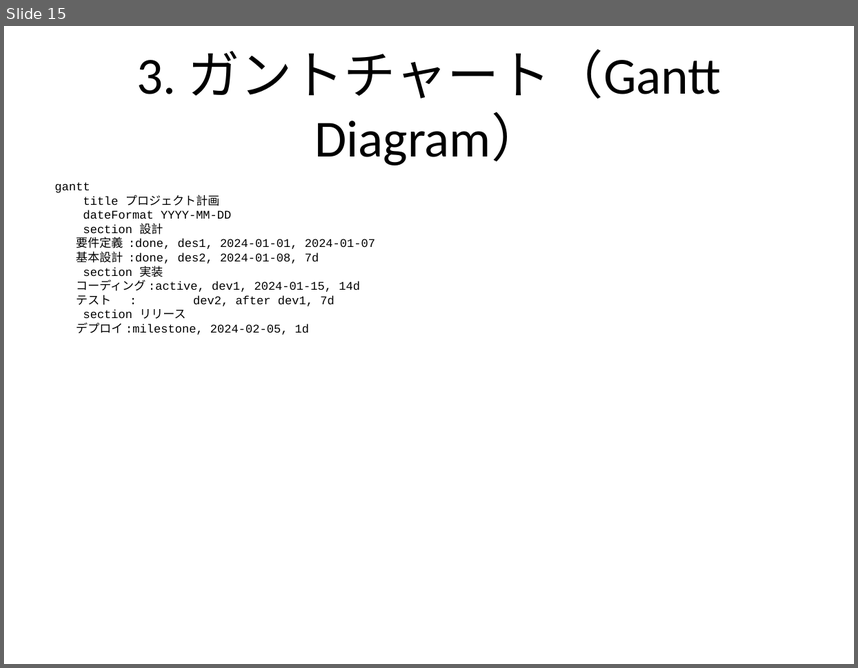
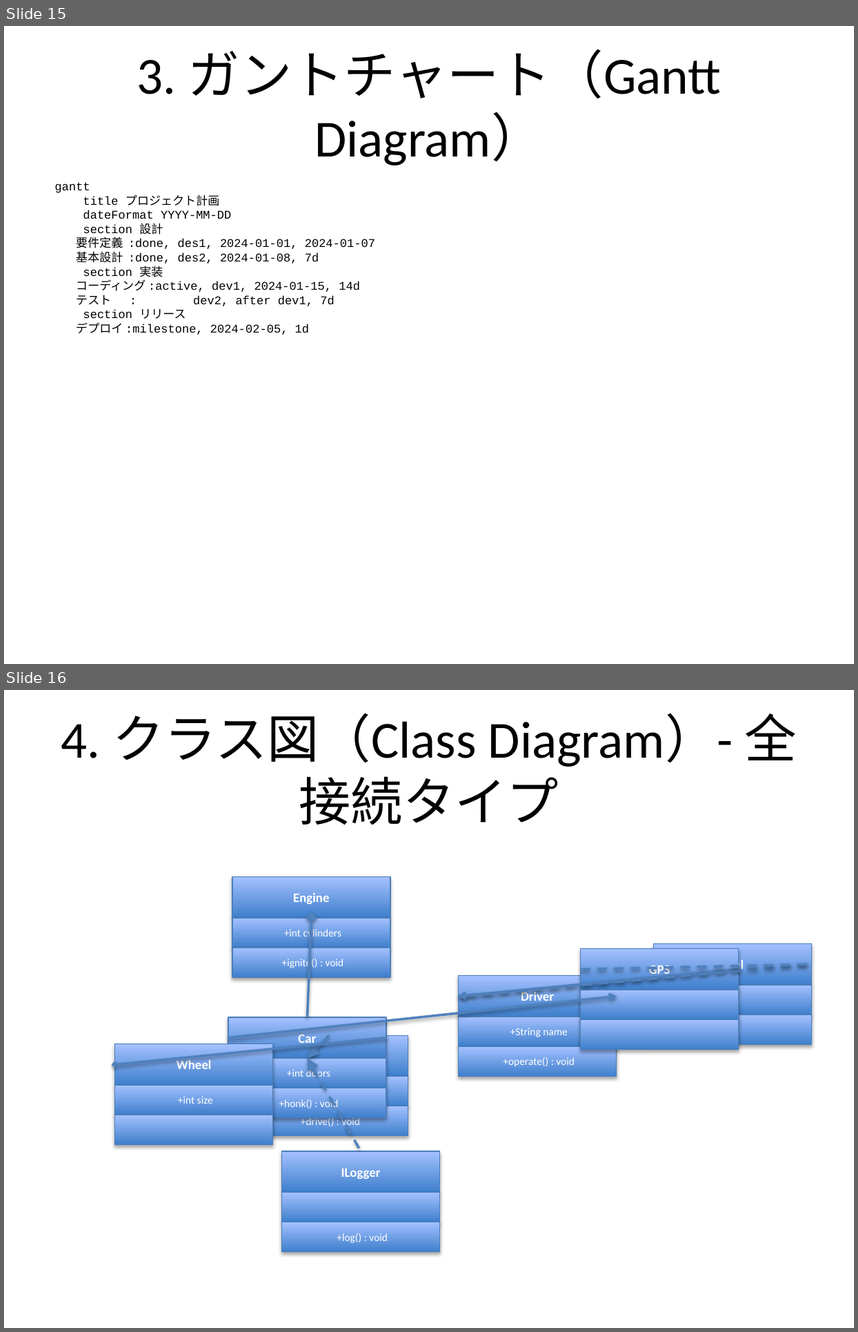
Before and after one commit to notfolder/qmd_to_pptx, a slide deck: demo_full.pptx. Shown one above the other, each under a label of ours: slide 15 before the commit, slides 15 and 16 after it. The pictures are 858x668 and 858x1332 pixels, drawn with LibreOffice and Linux fonts; fonts in the diff are those of the drawing. Boxes give left, top, right and bottom in pixels: in the first picture for what was removed or moved away, otherwise in the second. Text is boxed around its words. In the diff, an @@ line names an element or a change of style, - is before the commit and + after.

Commit message:
クラス図に全接続タイプを追加し、Vehicle、Car、Engine、Wheel、Driver、ILoggerのクラスを定義。継承、コンポジション、集約、関連、依存、実現を示す関係を明確化。

```diff
--- a/demo_full.pptx
+++ b/demo_full.pptx
@@ slide 16 added at (4, 690, 854, 1328), background #FFFFFF @@
@@ title added at (61, 713, 797, 825), 44 pt, text #000000 @@
+4. クラス図（Class Diagram）- 全接続タイプ
@@ rectangle added at (232, 877, 391, 918), fill gradient #3F80CE to #A4C4FF, outline #4B7EBC 0.75 pt, 11 pt, text #FFFFFF, bold @@
+Engine
@@ rectangle added at (232, 918, 391, 947), fill gradient #3F80CE to #A4C4FF, outline #4B7EBC 0.75 pt, 9 pt, text #FFFFFF @@
++int cylinders
@@ arrow added from (308, 1017) to (312, 918), #4F81BD 2 pt @@
@@ rectangle added at (232, 947, 391, 977), fill gradient #3F80CE to #A4C4FF, outline #4B7EBC 0.75 pt, 9 pt, text #FFFFFF @@
++ignite() : void
@@ rectangle added at (580, 949, 738, 989), fill gradient #3F80CE to #A4C4FF, outline #4B7EBC 0.75 pt, 11 pt, text #FFFFFF, bold @@
+GPS
@@ rectangle added at (653, 943, 811, 984), fill gradient #3F80CE to #A4C4FF, outline #4B7EBC 0.75 pt, 11 pt, text #FFFFFF, bold @@
+Fuel
@@ rectangle added at (459, 976, 617, 1016), fill gradient #3F80CE to #A4C4FF, outline #4B7EBC 0.75 pt, 11 pt, text #FFFFFF, bold @@
+Driver
@@ line added from (459, 996) to (738, 969), #4F81BD 2 pt @@
@@ arrow added from (811, 964) to (459, 996), #4F81BD 2 pt dashed @@
@@ line added from (580, 969) to (811, 964), #4F81BD 2 pt dashed @@
@@ arrow added from (228, 1038) to (617, 996), #4F81BD 2 pt @@
@@ rectangle added at (580, 989, 738, 1019), fill gradient #3F80CE to #A4C4FF, outline #4B7EBC 0.75 pt @@
@@ rectangle added at (653, 985, 811, 1015), fill gradient #3F80CE to #A4C4FF, outline #4B7EBC 0.75 pt @@
@@ rectangle added at (228, 1017, 386, 1058), fill gradient #3F80CE to #A4C4FF, outline #4B7EBC 0.75 pt, 11 pt, text #FFFFFF, bold @@
+Car
@@ rectangle added at (459, 1016, 617, 1046), fill gradient #3F80CE to #A4C4FF, outline #4B7EBC 0.75 pt, 9 pt, text #FFFFFF @@
++String name
@@ rectangle added at (580, 1019, 738, 1049), fill gradient #3F80CE to #A4C4FF, outline #4B7EBC 0.75 pt @@
@@ rectangle added at (653, 1015, 811, 1045), fill gradient #3F80CE to #A4C4FF, outline #4B7EBC 0.75 pt @@
@@ arrow added from (386, 1038) to (115, 1064), #4F81BD 2 pt @@
@@ rectangle added at (250, 1035, 408, 1076), fill gradient #3F80CE to #A4C4FF, outline #4B7EBC 0.75 pt, 11 pt, text #FFFFFF, bold @@
+Vehicle
@@ arrow added from (329, 1035) to (308, 1058), #4F81BD 2 pt @@
@@ rectangle added at (115, 1044, 274, 1085), fill gradient #3F80CE to #A4C4FF, outline #4B7EBC 0.75 pt, 11 pt, text #FFFFFF, bold @@
+Wheel
@@ rectangle added at (228, 1058, 386, 1088), fill gradient #3F80CE to #A4C4FF, outline #4B7EBC 0.75 pt, 9 pt, text #FFFFFF @@
++int doors
@@ arrow added from (361, 1151) to (308, 1058), #4F81BD 2 pt dashed @@
@@ rectangle added at (459, 1046, 617, 1076), fill gradient #3F80CE to #A4C4FF, outline #4B7EBC 0.75 pt, 9 pt, text #FFFFFF @@
++operate() : void
@@ rectangle added at (250, 1076, 408, 1105), fill gradient #3F80CE to #A4C4FF, outline #4B7EBC 0.75 pt, 9 pt, text #FFFFFF @@
++String make
@@ rectangle added at (115, 1085, 274, 1114), fill gradient #3F80CE to #A4C4FF, outline #4B7EBC 0.75 pt, 9 pt, text #FFFFFF @@
++int size
@@ rectangle added at (228, 1088, 386, 1118), fill gradient #3F80CE to #A4C4FF, outline #4B7EBC 0.75 pt, 9 pt, text #FFFFFF @@
++honk() : void
@@ rectangle added at (115, 1114, 274, 1144), fill gradient #3F80CE to #A4C4FF, outline #4B7EBC 0.75 pt @@
@@ rectangle added at (250, 1105, 408, 1136), fill gradient #3F80CE to #A4C4FF, outline #4B7EBC 0.75 pt, 9 pt, text #FFFFFF @@
++drive() : void
@@ rectangle added at (282, 1151, 440, 1192), fill gradient #3F80CE to #A4C4FF, outline #4B7EBC 0.75 pt, 11 pt, text #FFFFFF, bold @@
+ILogger
@@ rectangle added at (282, 1192, 440, 1221), fill gradient #3F80CE to #A4C4FF, outline #4B7EBC 0.75 pt @@
@@ rectangle added at (282, 1221, 440, 1251), fill gradient #3F80CE to #A4C4FF, outline #4B7EBC 0.75 pt, 9 pt, text #FFFFFF @@
++log() : void
```
Also in this commit, not shown: 1 slide removed, 1 other file.
